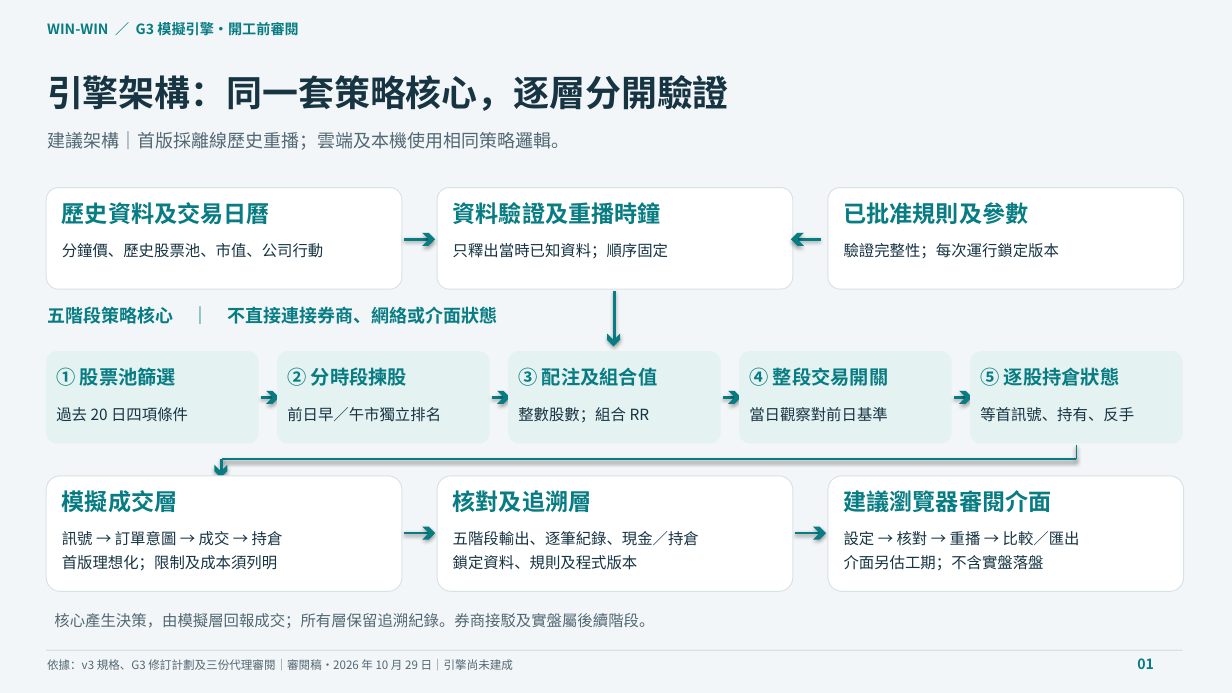
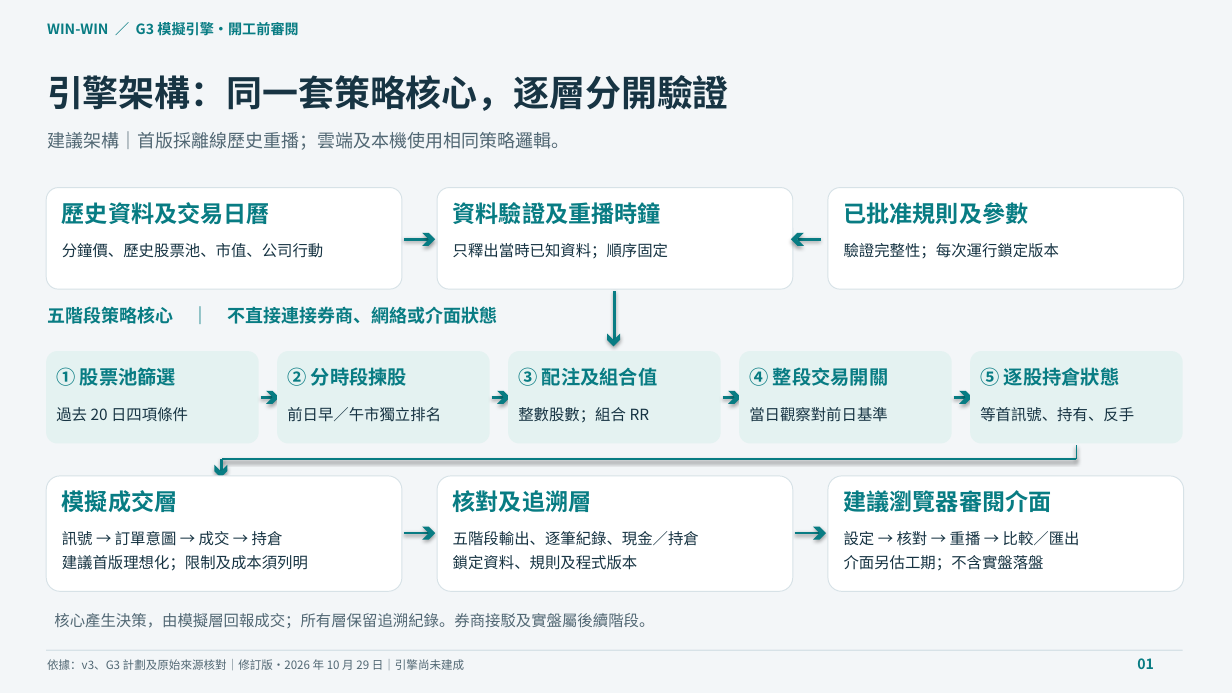
Before and after one commit to newprojectshkau/Win-win, a slide deck: slide 1 of output/slides/G3-engine-briefing-zh-HK.pptx. Drawn at 1232x693 pixels with LibreOffice and Linux fonts; fonts in the diff are those of the drawing. Boxes give left, top, right and bottom in pixels: in the first picture for what was removed or moved away, otherwise in the second. Text is boxed around its words. In the diff, an @@ line names an element or a change of style, - is before the commit and + after.

```diff
--- a/output/slides/G3-engine-briefing-zh-HK.pptx
+++ b/output/slides/G3-engine-briefing-zh-HK.pptx
@@ text at (62,555,308,571): text changed @@
-首版理想化；限制及成本須列明
+建議首版理想化；限制及成本須列明
@@ text at (47,659,464,670): text changed @@
-依據：v3 規格、G3 修訂計劃及三份代理審閱｜審閱稿・2026 年 10 月 29 日｜引擎尚未建成
+依據：v3、G3 計劃及原始來源核對｜修訂版・2026 年 10 月 29 日｜引擎尚未建成
```
Also in this commit, not shown: 5 other slides changed, 5 other files.
